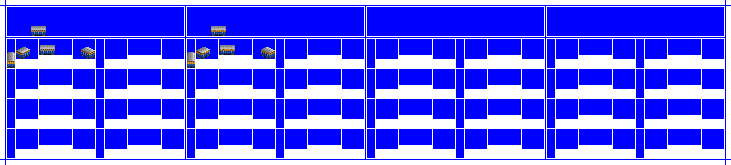
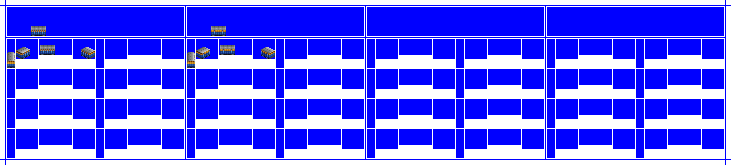
Two versions of the same layered image (731x165). Layer-by-layer changes:
painted on "Dark Roof copy" over [7,26,275,62]
showed "Dark Roof", painted on it over [7,26,275,62]
